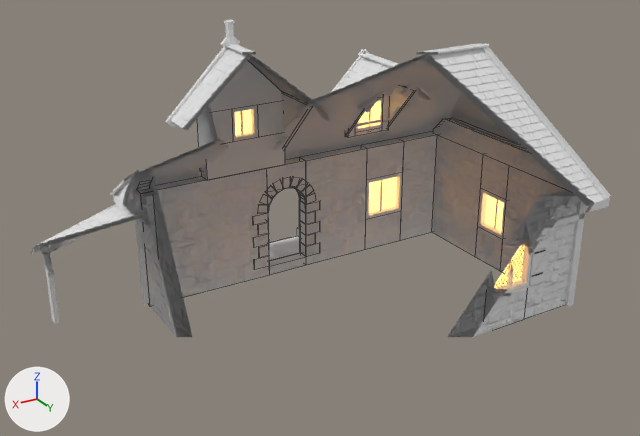
An edit to the FBX model GameClient/ArtSource/Silverbrook/Farmhouse/SilverbrookFarmhouse.fbx, drawn before and after from the same camera.
Before and after are seen from a camera (50 mm lens) standing at (9.6, 16.26, 10.4) and looking at (0.1, 0.42, 2.48). The axes (+X, +Y, +Z) are drawn at lower left. The lights are the same throughout. The older version comes first. Mesh edges are drawn as thin lines on the coarser meshes. Everything nearer to the camera than a plane just in front of the edit is cut away.

The scene before the commit, as lines of its bpy script (objects in view):
```python
ob_sm_sbfarmhouse_details = bpy.data.objects.new('SM_SBFarmhouse_Details', me_sm_sbfarmhouse_details)
ob_sm_sbfarmhouse_details.location = (0.0, 0.0, 0.0)
ob_sm_sbfarmhouse_masonry = bpy.data.objects.new('SM_SBFarmhouse_Masonry', me_sm_sbfarmhouse_masonry)
ob_sm_sbfarmhouse_masonry.location = (0.0, 0.0, 0.0)
ob_sm_sbfarmhouse_roof = bpy.data.objects.new('SM_SBFarmhouse_Roof', me_sm_sbfarmhouse_roof)
ob_sm_sbfarmhouse_roof.location = (0.0, 0.0, 0.0)
# also in view: 'SM_SBFarmhouse_Plaster' at (-0.76, -1.48, 4.35); 'SM_SBFarmhouse_Timber' at (0.04, 0.07, 3.24)
```
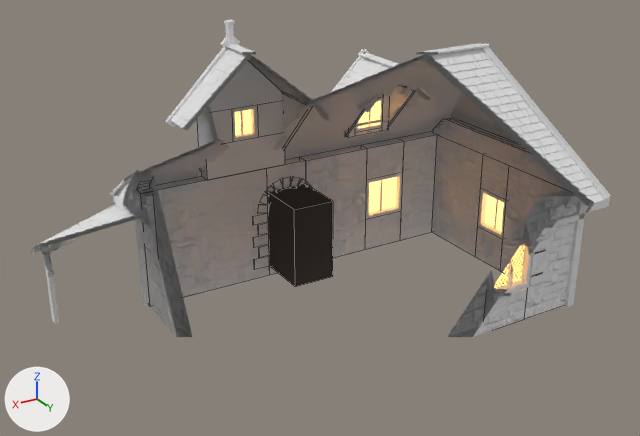
What changed in the scene script:
```text
Add mat_sb_entryroom:
    mat_sb_entryroom = principled_material('SB_EntryRoom')
    mat_sb_entryroom.base_color = (0.05, 0.045, 0.04)  # dark grey #3f3c38
    mat_sb_entryroom.roughness = 0.95
Add me_sm_sbfarmhouse_entryrooms:
    me_sm_sbfarmhouse_entryrooms.from_pydata([(-0.92, -0.66, 0.25), (0.16, -0.66, 0.25), (0.16, -0.66, 2.3), (-0.92, -0.66, 2.3), (-0.92, -2.05, 0.25), (-0.92, -2.05, 2.3), (0.16, -2.05, 2.3), (0.16, -2.05, 0.25)], [], [(0, 1, 2, 3), (4, 0, 3, 5), (6, 2, 1, 7), (4, 7, 1, 0), (3, 2, 6, 5)])
    me_sm_sbfarmhouse_entryrooms.materials.append(mat_sb_entryroom)  # dark grey #3f3c38
Add ob_sm_sbfarmhouse_entryrooms:
    ob_sm_sbfarmhouse_entryrooms = bpy.data.objects.new('SM_SBFarmhouse_EntryRooms', me_sm_sbfarmhouse_entryrooms)
    ob_sm_sbfarmhouse_entryrooms.location = (0.0, 0.0, 0.0)
```

Where the change shows, as pixel boxes [x1, y1, x2, y2] in the pictures (640 x 436 px):
'SM_SBFarmhouse_EntryRooms', added: after [268, 184, 333, 287]
